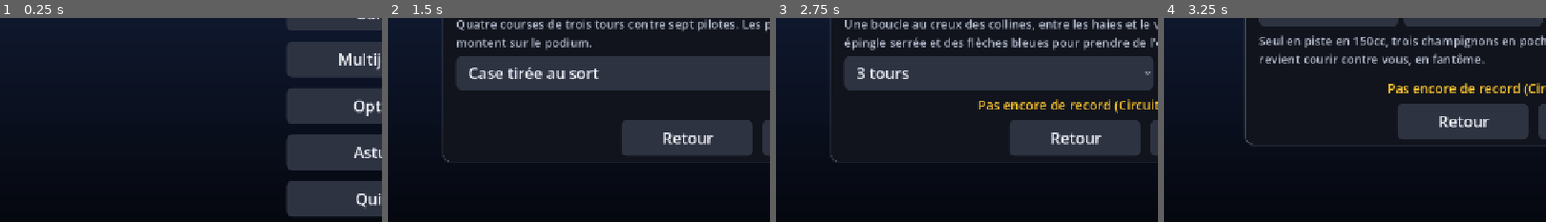
Above: before the commit, frames 1-4 (left to right).
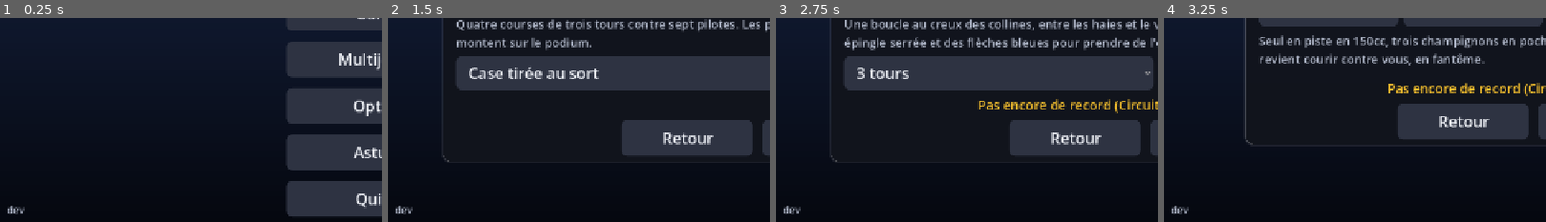
Above: after the commit, the same moments.

Repository: Ajustor/superKart
Game: Godot game, scene res://scenes/ui/main_menu.tscn
Two runs of this game, one before a commit and one after it. Both use one fixed random seed, a clock stepped at 60 frames per second and the inputs below.
Inputs:
- Up to frame 1 (0.25 s): no input
- Up to frame 2 (1.5 s): click "Jouer" at 0.5 s; click "Grand Prix" at 1.25 s
- Up to frame 3 (2.75 s): click "Course libre" at 2 s
- Up to frame 4 (3.25 s): click "Contre-la-montre" at 2.75 s
The pictures show only the part of the screen within x 0-50%, y 50-100%; the shares and areas given below are measured in that part.

The runs differ from the first frame. In frame 1, 0.1% of the frame differs, in the area x 2-7%, y 92-97%; in frame 2, 0.1%; in frame 3, 0.1%; in frame 4, 0.1%.

Commit message:
Version du jeu affichée en bas à gauche du menu
Le menu principal affiche la version (« v1.2 », ou « dev » hors de la CI).
La CI l'inscrit dans project.godot (application/config/version) avant
chaque export Windows et Android : c'est le même nom que celui de l'APK et
de la page de téléchargement.

Co-Authored-By: Claude Opus 5.5 <noreply@anthropic.com>
Claude-Session: https://claude.ai/code/session_01MSZmi6hTcr7pxStusqEuw9

Diff:
--- a/project.godot
+++ b/project.godot
@@ -11,6 +11,7 @@
 [application]
 
 config/name="Karting"
+config/version="dev"
 run/main_scene="res://scenes/ui/main_menu.tscn"
 config/features=PackedStringArray("4.7", "GL Compatibility")
 config/icon="res://resources/icone/icone.svg"
--- a/scripts/ui/main_menu.gd
+++ b/scripts/ui/main_menu.gd
@@ -41,6 +41,7 @@
 	theme = UITheme.theme()
 	set_anchors_and_offsets_preset(Control.PRESET_FULL_RECT)
 	_fond()
+	_version()
 	_accueil = _ecran_accueil()
 	_selection = _ecran_selection()
 	_options = OptionsPanel.new()
@@ -74,6 +75,29 @@
 	fond.expand_mode = TextureRect.EXPAND_IGNORE_SIZE
 	fond.set_anchors_and_offsets_preset(Control.PRESET_FULL_RECT)
 	add_child(fond)
+
+
+## Le numéro de version, discret, en bas à gauche : qu'on sache sans
+## chercher quelle version on a installée.
+func _version() -> void:
+	var etiquette := Label.new()
+	etiquette.name = "Version"
+	etiquette.text = texte_version()
+	etiquette.add_theme_color_override("font_color", UITheme.TEXTE_DOUX)
+	etiquette.add_theme_font_size_override("font_size", 16)
+	etiquette.mouse_filter = Control.MOUSE_FILTER_IGNORE
+	etiquette.set_anchors_and_offsets_preset(Control.PRESET_BOTTOM_LEFT, Control.PRESET_MODE_MINSIZE, 12)
+	etiquette.grow_vertical = Control.GROW_DIRECTION_BEGIN
+	add_child(etiquette)
+
+
+## « v1.2 », ou « dev » hors de la CI : c'est elle qui inscrit la version
+## (application/config/version) dans le jeu qu'elle exporte.
+static func texte_version() -> String:
+	var version := str(ProjectSettings.get_setting("application/config/version", ""))
+	if version == "" or version == "dev":
+		return "dev"
+	return "v" + version
 
 
 func _montrer(ecran: Control) -> void:
--- a/tests/test_interface.gd
+++ b/tests/test_interface.gd
@@ -67,3 +67,27 @@
 	session.appliquer_arrivee(session.entries[0], 2, 31.0)
 	await wait_physics_frames(5)
 	assert_gt(camera.orbite, 0.0)
+
+
+# --- Version affichée au menu --------------------------------------------------------
+
+func test_le_menu_affiche_la_version_en_bas_a_gauche() -> void:
+	var menu := (load("res://scenes/ui/main_menu.tscn") as PackedScene).instantiate() as Control
+	add_child_autofree(menu)
+	var etiquette := menu.get_node_or_null("Version") as Label
+	assert_not_null(etiquette)
+	assert_eq(etiquette.text, menu.texte_version())
+	assert_eq(etiquette.anchor_left, 0.0, "à gauche")
+	assert_eq(etiquette.anchor_top, 1.0, "en bas")
+	assert_eq(etiquette.mouse_filter, Control.MOUSE_FILTER_IGNORE, "elle ne vole aucun clic")
+
+
+func test_la_version_vient_du_projet() -> void:
+	var avant = ProjectSettings.get_setting("application/config/version", "")
+	ProjectSettings.set_setting("application/config/version", "1.2")
+	var texte: String = load("res://scripts/ui/main_menu.gd").texte_version()
+	ProjectSettings.set_setting("application/config/version", "dev")
+	var hors_ci: String = load("res://scripts/ui/main_menu.gd").texte_version()
+	ProjectSettings.set_setting("application/config/version", avant)
+	assert_eq(texte, "v1.2", "la version inscrite par la CI")
+	assert_eq(hors_ci, "dev", "hors de la CI")
Not shown, changed: .github/workflows/build.yml
Not shown, changed: docs/pipeline-de-build.md
